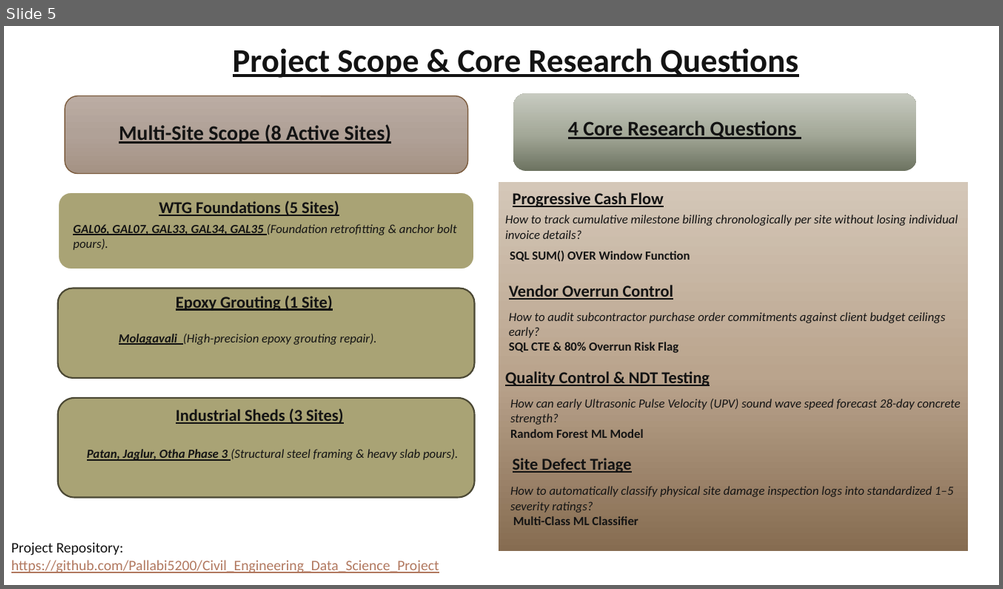
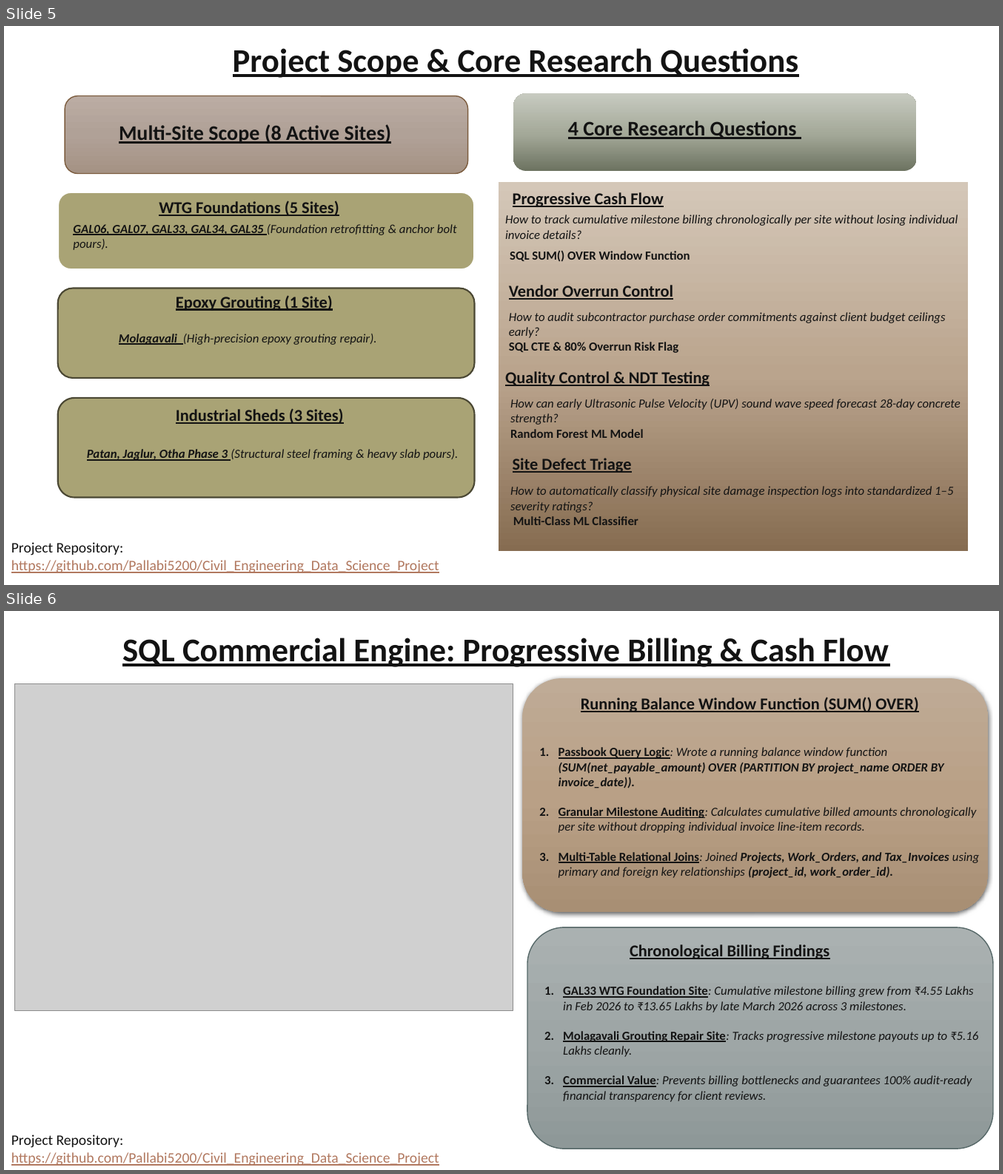
Before and after one commit to Pallabi5200/Civil_Engineering_Data_Science_Project, a slide deck: PRESENTATION/Civil_Project.pptx. Shown one above the other, each under a label of ours: slide 5 before the commit, slides 5 and 6 after it. The pictures are 1003x589 and 1003x1174 pixels, drawn with LibreOffice and Linux fonts; fonts in the diff are those of the drawing; grey boxes stand for pictures. Boxes give left, top, right and bottom in pixels: in the first picture for what was removed or moved away, otherwise in the second. Text is boxed around its words. In the diff, an @@ line names an element or a change of style, - is before the commit and + after.

Commit message:
Finalize all 10 slides of the Civil Engineering Construction Intelligence presentation deck

```diff
--- a/PRESENTATION/Civil_Project.pptx
+++ b/PRESENTATION/Civil_Project.pptx
@@ slide 6 added at (4, 611, 999, 1170), background #FFFFFF @@
@@ text added at (122, 638, 888, 667), 32 pt, text #131313, bold, underline @@
+SQL Commercial Engine: Progressive Billing & Cash Flow
@@ picture added at (14, 684, 513, 1011) @@
@@ rounded rectangle added at (523, 678, 988, 912), fill gradient #C0AC97 to #BAA187 to #A88F75 @@
@@ text added at (580, 697, 918, 712), 16 pt, text #131313, bold, underline @@
+Running Balance Window Function (SUM() OVER)
@@ text added at (558, 747, 979, 878), 12 pt, text #131313, bold, italic @@
+1. Passbook Query Logic: Wrote a running balance window function (SUM(net_payable_amount) OVER (PARTITION BY project_name ORDER BY invoice_date)).
+2. Granular Milestone Auditing: Calculates cumulative billed amounts chronologically per site without dropping individual invoice line-item records.
+3. Multi-Table Relational Joins: Joined Projects, Work_Orders, and Tax_Invoices using primary and foreign key relationships (project_id, work_order_id).
@@ rounded rectangle added at (527, 927, 993, 1149), fill gradient #ABB2B2 to #9FA6A6 to #8F9999, outline #566868 1 pt @@
@@ text added at (629, 945, 830, 960), 16 pt, text #131313, bold, underline @@
+Chronological Billing Findings
@@ text added at (563, 986, 978, 1102), 12 pt, text #131313, italic @@
+1. GAL33 WTG Foundation Site: Cumulative milestone billing grew from ₹4.55 Lakhs in Feb 2026 to ₹13.65 Lakhs by late March 2026 across 3 milestones.
+2. Molagavali Grouting Repair Site: Tracks progressive milestone payouts up to ₹5.16 Lakhs cleanly.
+3. Commercial Value: Prevents billing bottlenecks and guarantees 100% audit-ready financial transparency for client reviews.
@@ text added at (11, 1135, 439, 1166), 14 pt, text #B1785F, underline @@
+Project Repository:
+https://github.com/Pallabi5200/Civil_Engineering_Data_Science_Project
```
Also in this commit, not shown: 5 other slides added, 2 slides removed.
